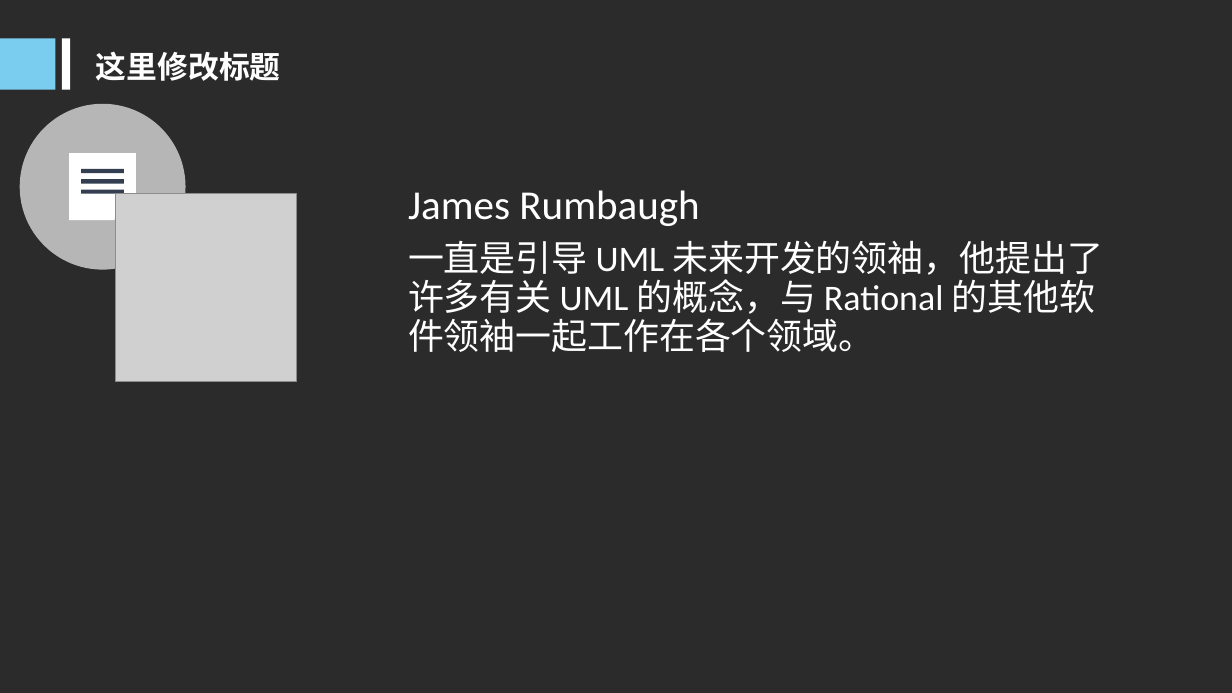
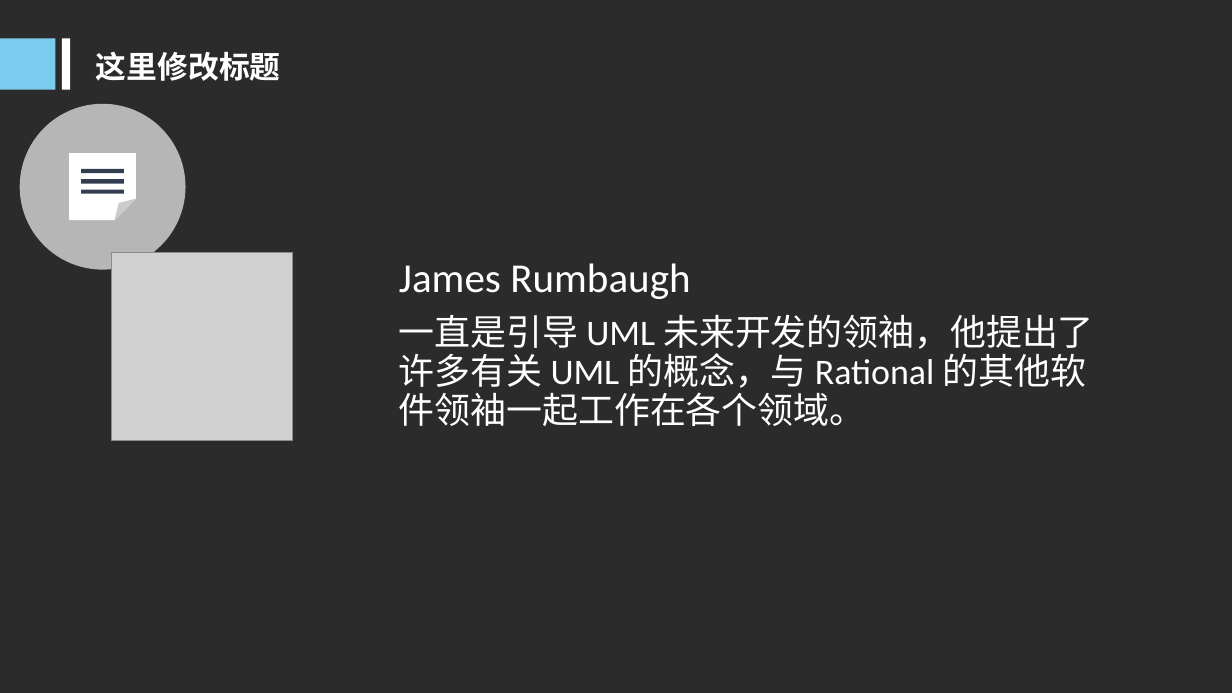
Before and after one commit to woncat/PRD2017, a slide deck: slide 9 of PRD-2017-G25-UML概述PPT V1.0.ppt. Drawn at 1232x693 pixels with LibreOffice and Linux fonts; fonts in the diff are those of the drawing; grey boxes stand for pictures; background and template pictures are left out; a plain dark background stands for a picture behind light text. Boxes give left, top, right and bottom in pixels: in the first picture for what was removed or moved away, otherwise in the second. Text is boxed around its words. In the diff, an @@ line names an element or a change of style, - is before the commit and + after.

```diff
--- a/PRD-2017-G25-UML概述PPT V1.0.ppt
+++ b/PRD-2017-G25-UML概述PPT V1.0.ppt
@@ picture: place and size @@
-picture at [115, 194, 296, 381]
+picture at [112, 252, 292, 440]
@@ text "James Rumbaugh": place and size @@
-text "James Rumbaugh" at [408, 190, 1103, 352]
+text "James Rumbaugh" at [399, 263, 1094, 426]
```
Also in this commit, not shown: 11 other slides changed.
